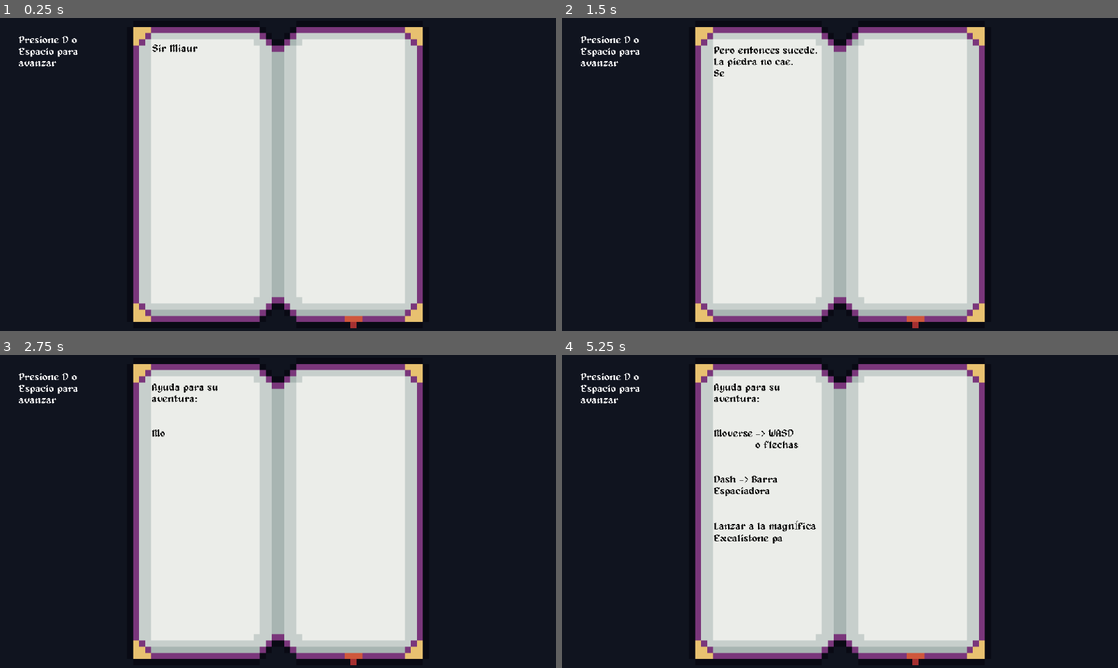
Above: before the commit, frames 1-4 (two rows, left to right).
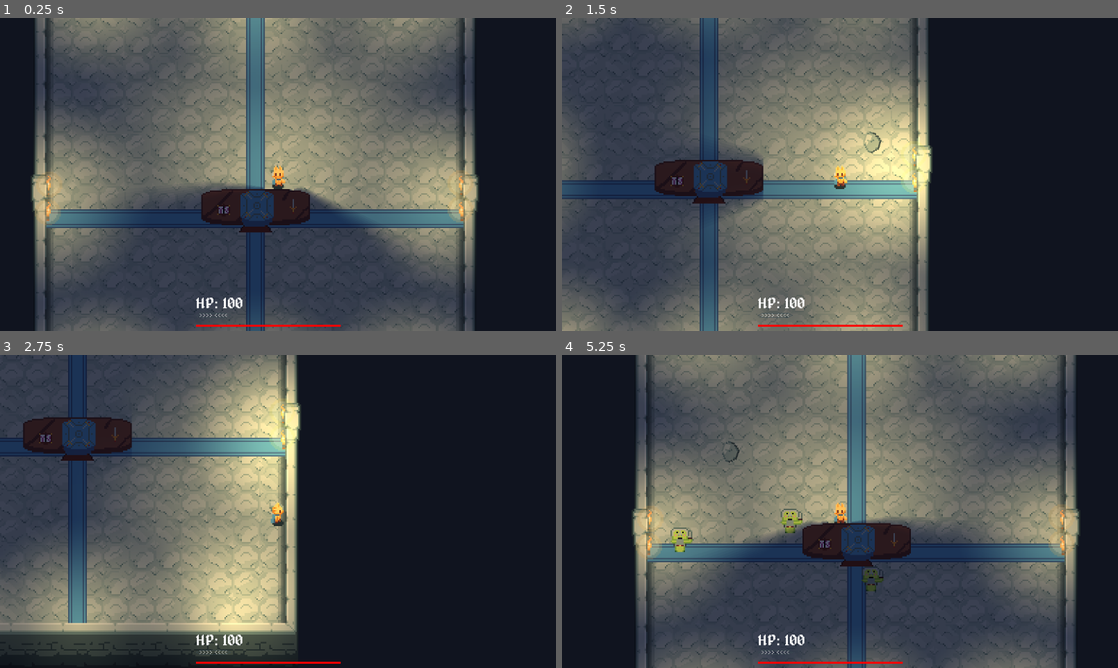
Above: after the commit, the same moments.

Repository: GastonVerussa2/Jamtastic
Game: Godot game, scene res://escenas/escena_principal/main_scene.tscn
Same seed, same stepped clock (60 frames per second), same inputs: the game is played once before the commit and once after it.
Inputs (mouse positions are in pixels of both pictures, inside the frame that each line leads up to):
- Up to frame 1 (0.25 s): no input
- Up to frame 2 (1.5 s): move the mouse to (962, 158) at 0.52 s; press the mouse at (962, 158) at 0.53 s; hold D (right) 0.53-1.28 s; move the mouse to (728, 190) at 1.27 s; release the mouse at (728, 190) at 1.28 s; hold S (down) from 1.28 s (still down); tap B (barra) at 1.35 s
- Up to frame 3 (2.75 s): move the mouse to (333, 442) at 2.02 s; release S (down) at 2.03 s; hold D (right) from 2.03 s (still down); hold Space (dash) from 2.03 s (still down)
- Up to frame 4 (5.25 s): move the mouse to (812, 574) at 2.77 s; release D (right) at 2.78 s; release Space (dash) at 2.78 s; hold W (up) 2.78-3.53 s; tap L (disable_spawn) at 2.85 s; move the mouse to (1006, 558) at 3.52 s; hold A (left) 3.53-5.03 s; tap G (gregory) at 3.6 s; move the mouse to (673, 464) at 4.27 s; click (673, 464) at 4.35 s; move the mouse to (867, 511) at 5.02 s; hold S (down) from 5.03 s (still down); tap B (barra) at 5.1 s

The runs differ from the first frame. In frame 1, 78% of the frame differs, in the area x 3-86%, y 0-100%; in frame 2, 75%; in frame 3, 72%; in frame 4, 79%, in the area x 3-93%, y 0-100%.

Commit message:
luces
agregué luces

Diff:
--- a/escenas/collectables/comida.tscn
+++ b/escenas/collectables/comida.tscn
@@ -14,7 +14,6 @@
 
 [node name="Sprite2D" type="Sprite2D" parent="." unique_id=471688884]
 modulate = Color(0.5537159, 0.27780348, 0.21307987, 1)
-light_mask = 8
 visibility_layer = 8
 texture = ExtResource("2_3u7fy")
 
--- a/escenas/escena_principal/escena_principal.gd
+++ b/escenas/escena_principal/escena_principal.gd
@@ -13,7 +13,7 @@
 const ICON_DAMAGE = preload("res://sprites/dano_up.png")
 const ICON_HEALTH = preload("res://sprites/Corazon_hp_up.png")
 
-var _nivel_actual: int = 1
+var _nivel_actual: int = 2
 var _nivel_instanciado: Node
 
 var hp: HpControl
--- /dev/null
+++ b/escenas/light.tscn
@@ -0,0 +1,21 @@
+[gd_scene format=3 uid="uid://b83oa58q3prbw"]
+
+[sub_resource type="Gradient" id="Gradient_eaa0b"]
+interpolation_mode = 2
+colors = PackedColorArray(0.8067032, 0.6452771, 0.34072414, 1, 0, 0, 0, 1)
+
+[sub_resource type="GradientTexture2D" id="GradientTexture2D_hdgcg"]
+gradient = SubResource("Gradient_eaa0b")
+fill = 1
+fill_from = Vector2(0.5, 0.5)
+fill_to = Vector2(0.92608696, 0.25652173)
+
+[node name="light" type="Node2D" unique_id=691904600]
+
+[node name="PointLight2D" type="PointLight2D" parent="." unique_id=1608477987]
+scale = Vector2(0.23437499, 0.23437497)
+shadow_enabled = true
+shadow_filter = 2
+shadow_filter_smooth = 5.0
+texture = SubResource("GradientTexture2D_hdgcg")
+texture_scale = 10.0
--- /dev/null
+++ b/escenas/niveles/nivel_1/mesa.tscn
@@ -0,0 +1,23 @@
+[gd_scene format=3 uid="uid://drouppkd26ehg"]
+
+[ext_resource type="Texture2D" uid="uid://c2170bmu4y4j7" path="res://sprites/mesa_Terminada.png" id="1_v46yi"]
+
+[sub_resource type="RectangleShape2D" id="RectangleShape2D_cgure"]
+size = Vector2(76, 30)
+
+[sub_resource type="OccluderPolygon2D" id="OccluderPolygon2D_ufsu6"]
+polygon = PackedVector2Array(-11, 15, 12, 15, 12, 14, 11, 14, 11, 12, 10, 12, 10, 11, 9, 11, 9, 10, 24, 10, 24, 9, 32, 9, 32, 8, 35, 8, 35, 7, 37, 7, 37, 6, 38, 6, 38, -11, 37, -11, 37, -12, 35, -12, 35, -13, 32, -13, 32, -14, 24, -14, 24, -15, -23, -15, -23, -14, -31, -14, -31, -13, -34, -13, -34, -12, -36, -12, -36, -11, -37, -11, -37, 6, -36, 6, -36, 7, -34, 7, -34, 8, -31, 8, -31, 9, -23, 9, -23, 10, -8, 10, -8, 11, -9, 11, -9, 12, -10, 12, -10, 14, -11, 14)
+
+[node name="Mesa" type="StaticBody2D" unique_id=1837936766]
+collision_layer = 32
+collision_mask = 0
+
+[node name="Sprite2D" type="Sprite2D" parent="." unique_id=1422161903]
+texture = ExtResource("1_v46yi")
+
+[node name="CollisionShape2D" type="CollisionShape2D" parent="." unique_id=1807678664]
+visible = false
+shape = SubResource("RectangleShape2D_cgure")
+
+[node name="LightOccluder2D" type="LightOccluder2D" parent="." unique_id=1597080072]
+occluder = SubResource("OccluderPolygon2D_ufsu6")
--- a/escenas/niveles/nivel_1/nivel_1.tscn
+++ b/escenas/niveles/nivel_1/nivel_1.tscn
@@ -3,7 +3,7 @@
 [ext_resource type="PackedScene" uid="uid://b6ivfjjb3m8er" path="res://escenas/protagonista/protagonista.tscn" id="2_w5axy"]
 [ext_resource type="PackedScene" uid="uid://dcvjfv1emq3yt" path="res://escenas/enemigos/spawner/spawn_point.tscn" id="5_xjemj"]
 [ext_resource type="PackedScene" uid="uid://cpu2p4wy1q8ff" path="res://escenas/enemigos/spawner/spawner.tscn" id="6_7j4at"]
-[ext_resource type="PackedScene" uid="uid://drouppkd26ehg" path="res://escenas/niveles/nivel_3/mesa.tscn" id="6_gia3d"]
+[ext_resource type="PackedScene" uid="uid://drouppkd26ehg" path="res://escenas/niveles/nivel_1/mesa.tscn" id="6_gia3d"]
 [ext_resource type="PackedScene" uid="uid://k516ysstkdlm" path="res://escenas/protagonista/enchanted_stone/enchanted_stone.tscn" id="7_7j4at"]
 [ext_resource type="Texture2D" uid="uid://bdjogmn2wgyu6" path="res://sprites/new_lvl_3/tileset-new-fixed-final-last-one-v2.png" id="7_k2nsr"]
 [ext_resource type="Texture2D" uid="uid://biuy81qr4krco" path="res://sprites/new_lvl_3/alfombra.png" id="8_k2nsr"]
@@ -13,6 +13,7 @@
 [ext_resource type="Texture2D" uid="uid://dfyd5517cxc7y" path="res://sprites/new_lvl_3/glow-small.png" id="12_2hd03"]
 [ext_resource type="AudioStream" uid="uid://kudpjjfjjuca" path="res://musica/hero.wav" id="13_2hd03"]
 [ext_resource type="Script" uid="uid://c1tjrjgmafnbu" path="res://escenas/niveles/nivel_1/food_spawner.gd" id="14_0nesf"]
+[ext_resource type="PackedScene" uid="uid://b83oa58q3prbw" path="res://escenas/light.tscn" id="14_67iee"]
 
 [sub_resource type="TileSetAtlasSource" id="TileSetAtlasSource_uq0ld"]
 texture = ExtResource("9_fiili")
@@ -234,6 +235,9 @@
 
 [node name="Mapa" type="Node" parent="." unique_id=1804574656]
 
+[node name="CanvasModulate" type="CanvasModulate" parent="Mapa" unique_id=623456782]
+color = Color(0.34408742, 0.35441875, 0.4553169, 1)
+
 [node name="Sombras" type="TileMapLayer" parent="Mapa" unique_id=1812693363]
 z_index = -11
 tile_map_data = PackedByteArray("AAD4//j/AAAAAAAAAAD5//j/AAABAAAAAAD6//j/AAABAAAAAAD7//j/AAABAAAAAAD8//j/AAABAAAAAAD9// …(656 unchanged characters)…
@@ -362,3 +366,34 @@
 [node name="Timer" type="Timer" parent="food_spawner" unique_id=432491391]
 wait_time = 5.0
 autostart = true
+
+[node name="lights" type="Node2D" parent="." unique_id=1500475710]
+
+[node name="light11" parent="lights" unique_id=691904600 instance=ExtResource("14_67iee")]
+position = Vector2(108, 127)
+
+[node name="light12" parent="lights" unique_id=2106077647 instance=ExtResource("14_67iee")]
+position = Vector2(1, 128)
+
+[node name="light10" parent="lights" unique_id=576792090 instance=ExtResource("14_67iee")]
+position = Vector2(-107, 128)
+
+[node name="light mesa" parent="lights" unique_id=2098585039 instance=ExtResource("14_67iee")]
+visible = false
+position = Vector2(-1, -4)
+
+[node name="light8" parent="lights" unique_id=1651457378 instance=ExtResource("14_67iee")]
+position = Vector2(-143, -9)
+
+[node name="light6" parent="lights" unique_id=1412891674 instance=ExtResource("14_67iee")]
+position = Vector2(142, -8)
+rotation = -1.5707964
+
+[node name="light4" parent="lights" unique_id=297904408 instance=ExtResource("14_67iee")]
+position = Vector2(108, -157)
+
+[node name="light" parent="lights" unique_id=996191539 instance=ExtResource("14_67iee")]
+position = Vector2(-107, -157)
+
+[node name="light3" parent="lights" unique_id=533149356 instance=ExtResource("14_67iee")]
+position = Vector2(0, -155)
--- a/escenas/niveles/nivel_3/mesa.tscn
+++ /dev/null
@@ -1,17 +0,0 @@
-[gd_scene format=3 uid="uid://drouppkd26ehg"]
-
-[ext_resource type="Texture2D" uid="uid://c2170bmu4y4j7" path="res://sprites/mesa_Terminada.png" id="1_v46yi"]
-
-[sub_resource type="RectangleShape2D" id="RectangleShape2D_cgure"]
-size = Vector2(76, 30)
-
-[node name="Mesa" type="StaticBody2D" unique_id=1837936766]
-collision_layer = 32
-collision_mask = 0
-
-[node name="Sprite2D" type="Sprite2D" parent="." unique_id=1422161903]
-texture = ExtResource("1_v46yi")
-
-[node name="CollisionShape2D" type="CollisionShape2D" parent="." unique_id=1807678664]
-visible = false
-shape = SubResource("RectangleShape2D_cgure")
--- a/escenas/protagonista/protagonista.tscn
+++ b/escenas/protagonista/protagonista.tscn
@@ -6,6 +6,7 @@
 [ext_resource type="PackedScene" uid="uid://di4y22xvvr7fv" path="res://escenas/interfaz/hp.tscn" id="3_r5osk"]
 [ext_resource type="Texture2D" uid="uid://b07mxqtl7kadr" path="res://sprites/protagonist/hero_no-stone_40x40_v2.png" id="4_f2ygf"]
 [ext_resource type="Texture2D" uid="uid://8d00xm07oo06" path="res://sprites/protagonist/hero_stone_40x40_v2.png" id="5_35q7x"]
+[ext_resource type="PackedScene" uid="uid://b83oa58q3prbw" path="res://escenas/light.tscn" id="6_f2ygf"]
 [ext_resource type="AudioStream" uid="uid://37ricpe4ojk" path="res://sonidos/Muerte Pj2.wav" id="6_n62vp"]
 [ext_resource type="AudioStream" uid="uid://1mgjvxj1lamf" path="res://sonidos/Daño a Pj.wav" id="7_n62vp"]
 [ext_resource type="AudioStream" uid="uid://cumdfgqgujpa2" path="res://sonidos/Dash2.wav" id="8_n62vp"]
@@ -786,7 +787,7 @@
 "duration": 1.0,
 "texture": SubResource("AtlasTexture_ojj3w")
 }],
-"loop": false,
+"loop": true,
 "name": &"right_no_stone",
 "speed": 15.0
 }, {
@@ -952,6 +953,9 @@
 
 [sub_resource type="RectangleShape2D" id="RectangleShape2D_5skp6"]
 size = Vector2(10, 16)
+
+[sub_resource type="OccluderPolygon2D" id="OccluderPolygon2D_f2ygf"]
+polygon = PackedVector2Array(3, 8, 3, -3, 1, -4, 0, -4, -2, -3, -2, 8, 0, 8, 0, 7, 1, 7, 1, 8)
 
 [sub_resource type="RectangleShape2D" id="RectangleShape2D_a8p4t"]
 size = Vector2(12, 18)
@@ -975,10 +979,17 @@
 
 [node name="AnimatedSprite2D" type="AnimatedSprite2D" parent="." unique_id=1651926019]
 sprite_frames = SubResource("SpriteFrames_xndew")
-animation = &"up_no_stone"
+animation = &"down_no_stone"
 
 [node name="CollisionShape2D" type="CollisionShape2D" parent="." unique_id=1434118407]
 shape = SubResource("RectangleShape2D_5skp6")
+
+[node name="light" parent="." unique_id=691904600 instance=ExtResource("6_f2ygf")]
+scale = Vector2(2, 2)
+
+[node name="LightOccluder2D" type="LightOccluder2D" parent="." unique_id=115859267]
+visible = false
+occluder = SubResource("OccluderPolygon2D_f2ygf")
 
 [node name="Area2D" type="Area2D" parent="." unique_id=1282812944]
 collision_layer = 0
